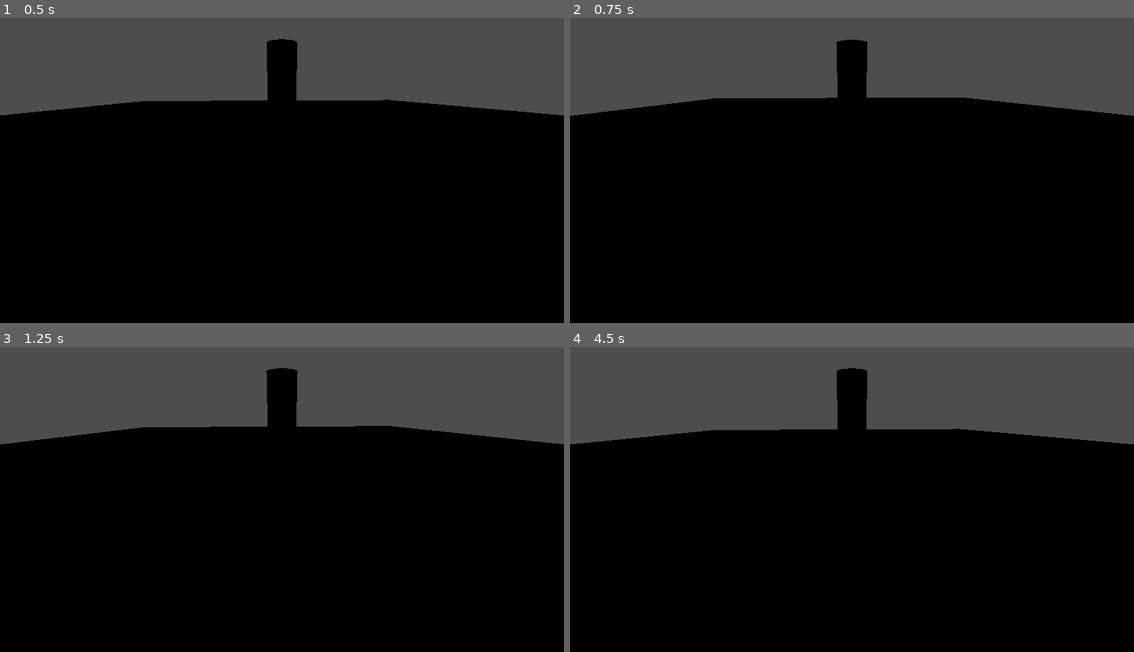
Above: before the commit, frames 1-4 (two rows, left to right).
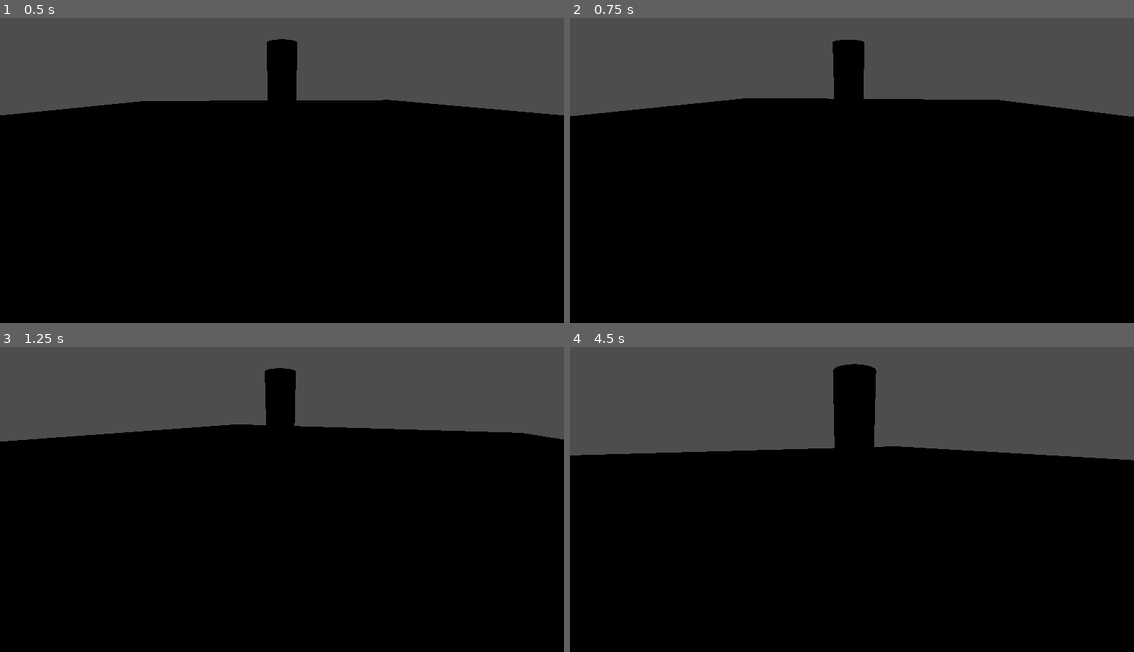
Above: after the commit, the same moments.

Repository: uunotap/GameJamArenaUTU
Game: Godot game, scene res://scenes/levels/test_level.tscn
The game is run twice, just before and just after one commit, with the same random seed, the same clock (stepped at 60 frames per second) and the same inputs. The project has no main scene, so this scene is started directly.
Inputs:
- Up to frame 1 (0.5 s): no input
- Up to frame 2 (0.75 s): tap Enter (ui_accept) at 0.5 s; hold E (dash_right) from 0.53 s (still down); tap Tab (tab_target) at 0.6 s
- Up to frame 3 (1.25 s): keep holding E (dash_right); tap Enter (ui_accept) at 0.77 s
- Up to frame 4 (4.5 s): release E (dash_right) at 1.28 s; hold Down (ui_down) 1.28-2.03 s; tap Tab (tab_target) every 0.75 s from 1.35 to 4.35 s; tap Enter (ui_accept) at 1.52, 3.02, 3.77 s; hold E (dash_right) 2.03-2.78 s; hold Up (ui_up) 2.78-3.53 s; hold Q (dash_left) from 3.53 s (still down)

Frame 1 is identical in both runs. In frame 2, 0.6% of the frame differs, in the area x 0-100%, y 7-33%; in frame 3, 0.8%; in frame 4, 6.0%, in the area x 0-100%, y 5-38%.

Commit message:
not working dash truely

Diff:
--- a/entities/player/character_body_3d.gd
+++ b/entities/player/character_body_3d.gd
@@ -4,7 +4,6 @@
 const SPEED = 5.0
 const JUMP_VELOCITY = 4.5
 @export var enemy: Node3D
-
 @export var target: Node3D
 
 
@@ -33,16 +32,27 @@
 	var input_dir := Input.get_vector("ui_left", "ui_right", "ui_up", "ui_down")
 	var direction := (transform.basis * Vector3(input_dir.x, 0, input_dir.y)).normalized()
 	if direction:
-		var dashspeed = 1
-		if Input.is_action_just_pressed("dash_left"):
-			dashspeed=10
-		if Input.is_action_just_pressed("dash_right"):
-			dashspeed=10
-		velocity.x = direction.x * (SPEED+dashspeed)
-		velocity.z = direction.z * (SPEED+dashspeed)
+
+		velocity.x = direction.x * (SPEED)
+		velocity.z = direction.z * (SPEED)
 	else:
 		velocity.x = move_toward(velocity.x, 0, SPEED)
 		velocity.z = move_toward(velocity.z, 0, SPEED)
+
+	var dash_dir:Vector3
+	if Input.is_action_pressed("dash_left"):
+		print("dash left")
+		dash_dir=(transform.basis * Vector3(-1, 0, -1)).normalized()
+		velocity.x = (dash_dir.x) * 50
+		velocity.z = (dash_dir.y) * 50
+
+
+	if Input.is_action_pressed("dash_right"):
+		print("dash right")
+		dash_dir=(transform.basis * Vector3(1, 0, -1)).normalized()
+		velocity.x = (dash_dir.x) * 50
+		velocity.z = (dash_dir.y) * 50
+
 
 	if target != null:
 		look_at(target.position)
